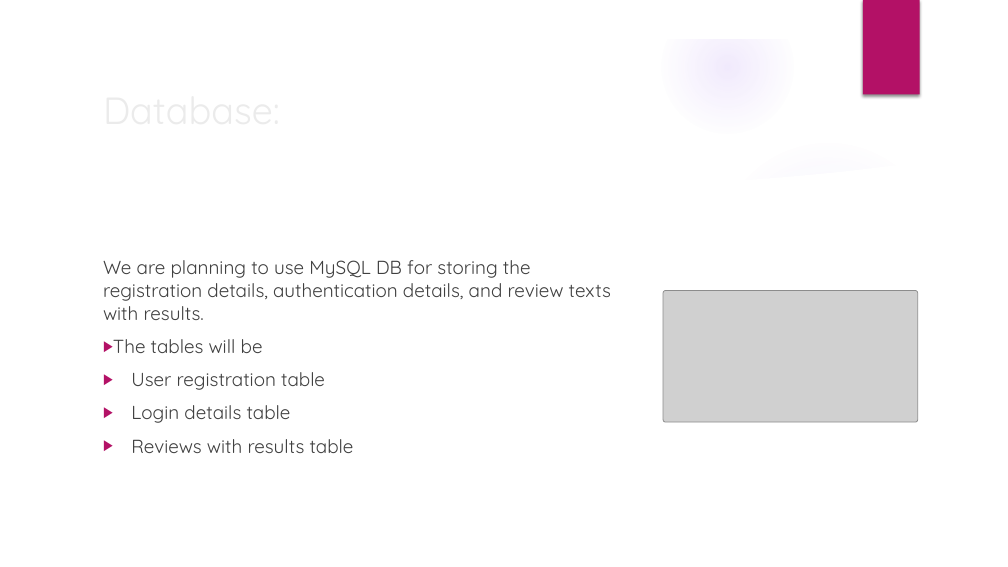
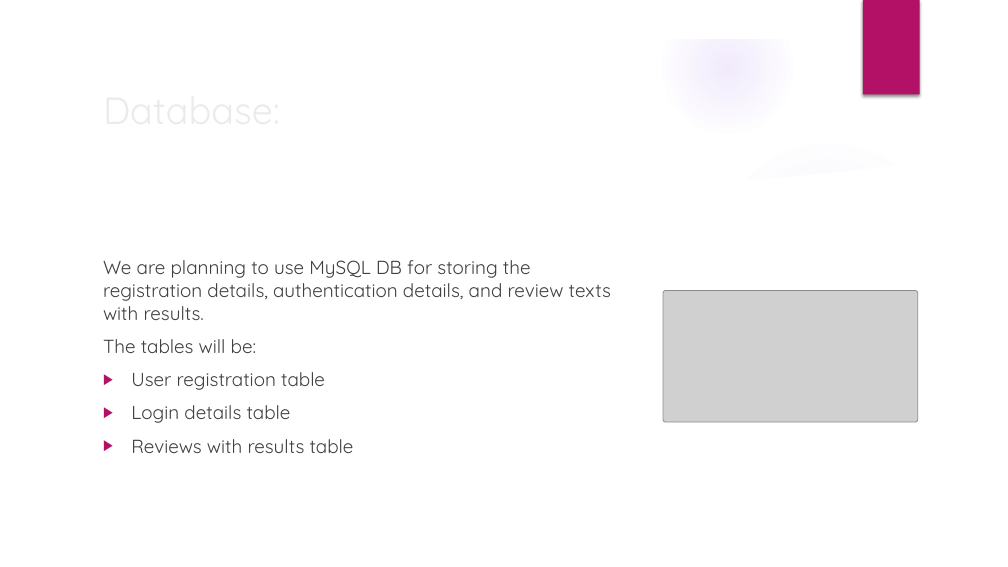
Before and after one commit to ninjasneural/fake_review_predict, a slide deck: slide 8 of Fraud_review_detection_web_app_ProjectPlan.pptx. Drawn at 1008x567 pixels with LibreOffice and Linux fonts; fonts in the diff are those of the drawing; grey boxes stand for pictures; background and template pictures are left out. Boxes give left, top, right and bottom in pixels: in the first picture for what was removed or moved away, otherwise in the second. Text is boxed around its words. In the diff, an @@ line names an element or a change of style, - is before the commit and + after.

```diff
--- a/Fraud_review_detection_web_app_ProjectPlan.pptx
+++ b/Fraud_review_detection_web_app_ProjectPlan.pptx
@@ text at box(103, 339, 256, 353): text changed @@
-▶ The tables will be
+The tables will be:
```
Also in this commit, not shown: 1 other slide changed.
